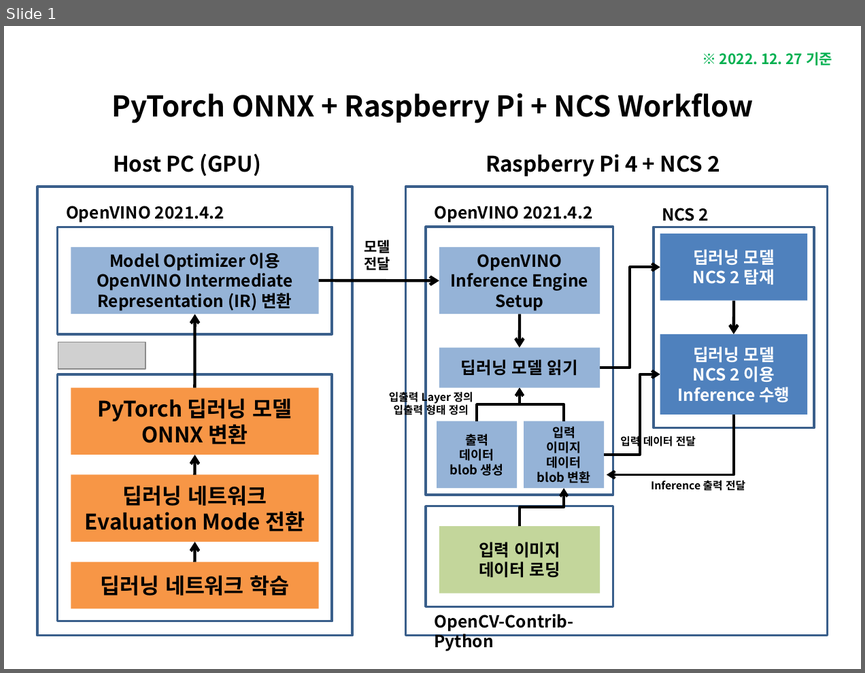
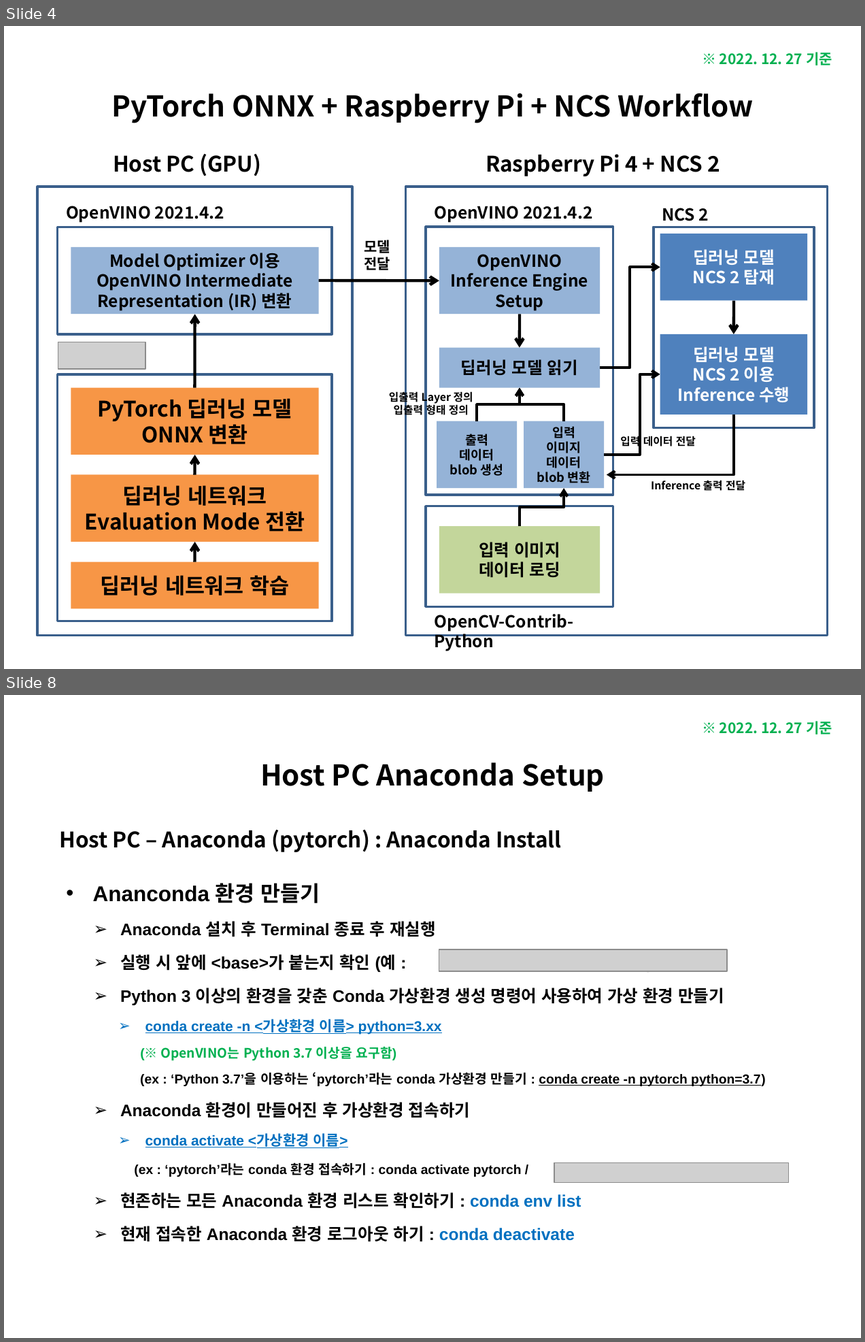
Before and after one commit to luwis93choi/Lecture-Materials-, a slide deck: PyTorch ONNX + Raspberry Pi + NCS Workflow.pptx. Shown one above the other, each under a label of ours: slide 1 before the commit, slides 4 and 8 after it; the slides between them are not shown. The pictures are 865x673 and 865x1342 pixels, drawn with LibreOffice and Linux fonts; fonts in the diff are those of the drawing; grey boxes stand for pictures. Boxes give left, top, right and bottom in pixels: in the first picture for what was removed or moved away, otherwise in the second. Text is boxed around its words. In the diff, an @@ line names an element or a change of style, - is before the commit and + after.

```diff
--- a/PyTorch ONNX + Raspberry Pi + NCS Workflow.pptx
+++ b/PyTorch ONNX + Raspberry Pi + NCS Workflow.pptx
@@ slide 8 added at (4,695,861,1338), background #FFFFFF @@
@@ text added at (719,721,832,734), 12 pt, text #00B050, bold @@
+※ 2022. 12. 27 기준
@@ title added at (260,762,604,792), 24 pt, text #000000, bold @@
+Host PC Anaconda Setup
@@ text added at (59,830,561,852), 18 pt, text #000000, bold @@
+Host PC – Anaconda (pytorch) : Anaconda Install
@@ text added at (93,883,765,1242), 14 pt, text #000000, bold @@
+• Ananconda 환경 만들기
+  ➢ Anaconda 설치 후 Terminal 종료 후 재실행
+  ➢ 실행 시 앞에 <base>가 붙는지 확인 (예 : )
+  ➢ Python 3 이상의 환경을 갖춘 Conda 가상환경 생성 명령어 사용하여 가상 환경 만들기
+    ➢ conda create -n <가상환경 이름> python=3.xx
+    (※ OpenVINO는 Python 3.7 이상을 요구함)
+    (ex : ‘Python 3.7’을 이용하는 ‘pytorch’라는 conda 가상환경 만들기 : conda create -n pytorch python=3.7)
+  ➢ Anaconda 환경이 만들어진 후 가상환경 접속하기
+    ➢ conda activate <가상환경 이름>
+    (ex : ‘pytorch’라는 conda 환경 접속하기 : conda activate pytorch / )
+  ➢ 현존하는 모든 Anaconda 환경 리스트 확인하기 : conda env list
+  ➢ 현재 접속한 Anaconda 환경 로그아웃 하기 : conda deactivate
@@ picture added at (439,949,727,971) @@
@@ picture added at (554,1163,788,1183) @@
@@ what was slide 1 is now slide 4 @@
```
Also in this commit, not shown: 5 slides changed, 11 other slides added.
